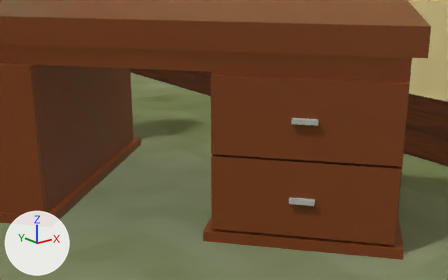
The Blender file games/silvershottools/environment_testbed/modeling/testbed_map_a.blend, before and after one commit.
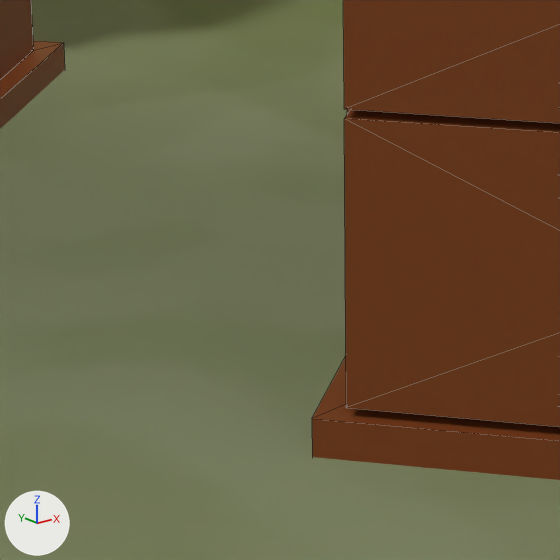
There are two pictures of each version: one from a 50 mm lens placed at (23.187, 1.829, 1.511), pointed at (25.04, 4.144, 0.584), one close up on the part from 28% to 59% of the width and 45% to 95% of the height. The lights are fixed; the arrows at lower left show +X, +Y and +Z. The older version's two pictures come first. The close-ups show mesh edges as thin lines.

The older version as bpy lines, for what is in view:
```python
me_cube_007 = bpy.data.meshes.new('Cube.007')
me_cube_007.from_pydata(...)  # 128 vertices, 126 faces; spans x -0.73..0.73, y -1.4..1.4, z -1.04..0.07
me_cube_007.materials.append(mat_material_007)  # picture img_knife_texture_png_001
me_cube_008 = bpy.data.meshes.new('Cube.008')
me_cube_008.from_pydata(...)  # 32 vertices, 30 faces; spans x -1.25..1.0, y -1.06..1.06, z -1.09..1.09
me_cube_008.materials.append(mat_material_007)  # picture img_knife_texture_png_001
me_plane = bpy.data.meshes.new('Plane')
me_plane.from_pydata(...)  # 109 vertices, 99 faces; spans x -18.4..14.4, y -10.9..10.9, z 0.0..5.3
me_plane.materials.append(mat_map_static)  # picture img_map_static_png
ob_desk = bpy.data.objects.new('desk', me_cube_007)
ob_desk.location = (25.162, 4.876, 1.123)
ob_desk.rotation_euler = (0.0, 0.0, 0.694)  # degrees (0, 0, 40)
ob_drawer_desk_tr = bpy.data.objects.new('DRAWER_desk_tr', me_cube_008)
ob_drawer_desk_tr.parent = ob_desk
ob_drawer_desk_tr.matrix_parent_inverse = Matrix(((1.0, 0.0, 0.0, -24.26), (0.0, 1.0, 0.0, -3.877), (0.0, 0.0, 1.0, -1.112), (0.0, 0.0, 0.0, 1.0)))
ob_drawer_desk_tr.location = (23.95, 2.983, 0.738)
ob_drawer_desk_tr.scale = (0.343, 0.417, 0.175)
ob_map_static = bpy.data.objects.new('map_static', me_plane)
ob_map_static.location = (10.498, 0.0, 0.0)
ob_map_static.rotation_euler = (0.0, 0.0, 3.142)  # degrees (0, 0, 180)
# also in view: 'DRAWER_desk_br' at (25.462, 3.96, 0.357)
```
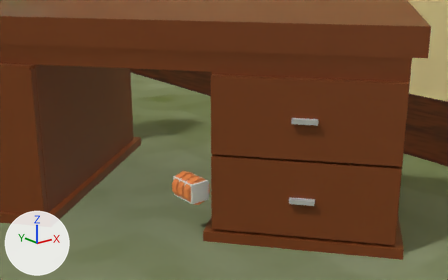
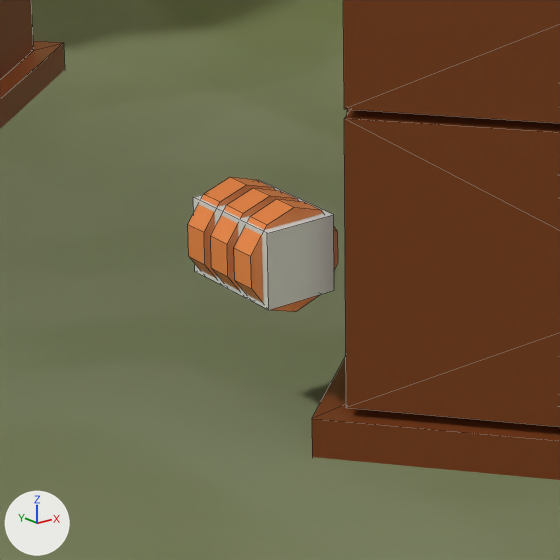
The change, as a list of edits to the scene's bpy script:
```text
Add me_cylinder_006:
    me_cylinder_006.from_pydata(...)  # a 10-sided cylinder along x spanning x -0.018..0.018, y -0.0658..0.0658, z -0.0692..0.0692
    me_cylinder_006.materials.append(mat_pallette)  # picture img_color_pallette_png
Add me_cube_045:
    me_cube_045.from_pydata(...)  # a box spanning x -1.58..1.58, y -0.63..0.63, z -1.0..1.0
Add me_cylinder_005:
    me_cylinder_005.from_pydata(...)  # a 10-sided cylinder along x spanning x -0.018..0.018, y -0.0658..0.0658, z -0.0692..0.0692
    me_cylinder_005.materials.append(mat_pallette)  # picture img_color_pallette_png
Add me_cylinder:
    me_cylinder.from_pydata(...)  # a 10-sided cylinder along x spanning x -0.018..0.018, y -0.0658..0.0658, z -0.0692..0.0692
    me_cylinder.materials.append(mat_pallette)  # picture img_color_pallette_png
Add ob_dial_2:
    ob_dial_2 = bpy.data.objects.new('DIAL_2', me_cylinder_006)
    ob_dial_2.parent = ob_combolock_desk_drawer_br
    ob_dial_2.matrix_parent_inverse = Matrix(((0.0, -19.87, 0.0, 83.33), (-12.57, 0.0, 0.0, 312.6), (0.0, 0.0, -19.87, 7.087), (0.0, 0.0, 0.0, 1.0)))
    ob_dial_2.location = (24.87, 4.143, 0.357)
    ob_dial_2.rotation_euler = (3.142, 0.0, -1.571)  # degrees (180, 0, -90)
Add ob_combolock_desk_drawer_br:
    ob_combolock_desk_drawer_br = bpy.data.objects.new('COMBOLOCK_desk_drawer_br', me_cube_045)
    ob_combolock_desk_drawer_br.location = (24.867, 4.193, 0.357)
    ob_combolock_desk_drawer_br.rotation_euler = (-3.142, 0.0, -1.571)  # degrees (-180, 0, -90)
    ob_combolock_desk_drawer_br.scale = (0.0503, 0.0795, 0.0503)
Add ob_dial_1:
    ob_dial_1 = bpy.data.objects.new('DIAL_1', me_cylinder_005)
    ob_dial_1.parent = ob_combolock_desk_drawer_br
    ob_dial_1.matrix_parent_inverse = Matrix(((0.0, -19.87, 0.0, 83.33), (-12.57, 0.0, 0.0, 312.6), (0.0, 0.0, -19.87, 7.087), (0.0, 0.0, 0.0, 1.0)))
    ob_dial_1.location = (24.87, 4.193, 0.357)
    ob_dial_1.rotation_euler = (3.142, 0.0, -1.571)  # degrees (180, 0, -90)
Add ob_dial_0:
    ob_dial_0 = bpy.data.objects.new('DIAL_0', me_cylinder)
    ob_dial_0.parent = ob_combolock_desk_drawer_br
    ob_dial_0.matrix_parent_inverse = Matrix(((0.0, -19.87, 0.0, 83.33), (-12.57, 0.0, 0.0, 312.6), (0.0, 0.0, -19.87, 7.087), (0.0, 0.0, 0.0, 1.0)))
    ob_dial_0.location = (24.87, 4.243, 0.357)
    ob_dial_0.rotation_euler = (3.142, 0.0, -1.571)  # degrees (180, 0, -90)
```

Pixel boxes (x1, y1, x2, y2) of what changed, in the close-ups (560 x 560 px):
'COMBOLOCK_desk_drawer_br', added
    after: (193, 180, 334, 310)
'DIAL_2', added (orange)
    after: (234, 199, 338, 312)
'DIAL_1', added (orange)
    after: (211, 188, 298, 290)
'DIAL_0', added (orange)
    after: (188, 177, 275, 278)
